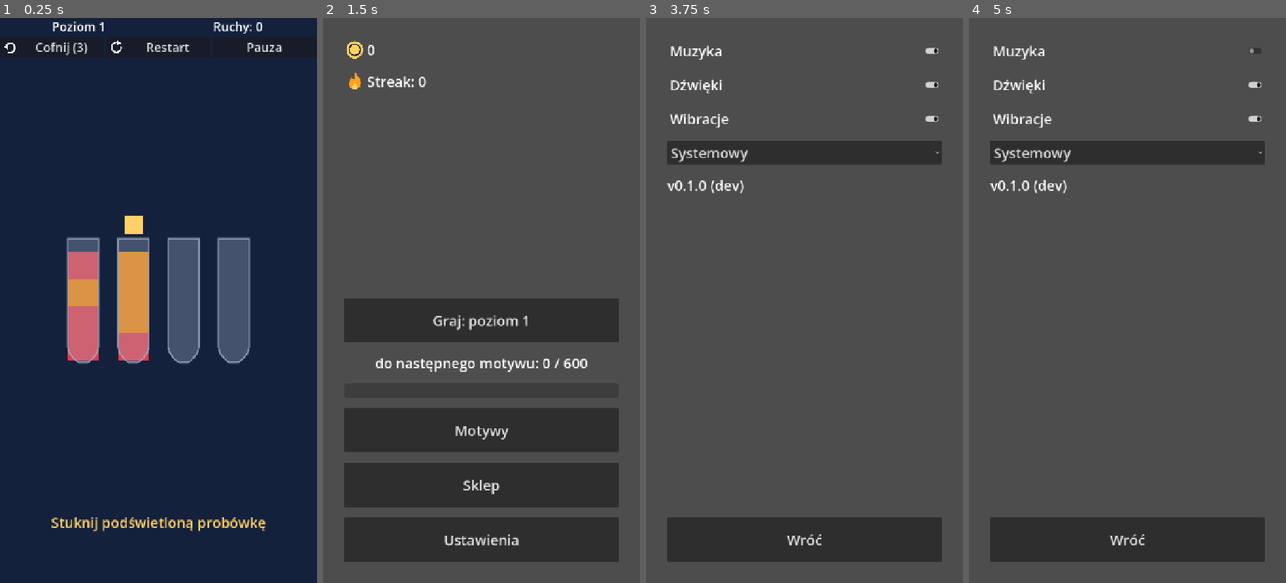
Above: before the commit, frames 1-4 (left to right).
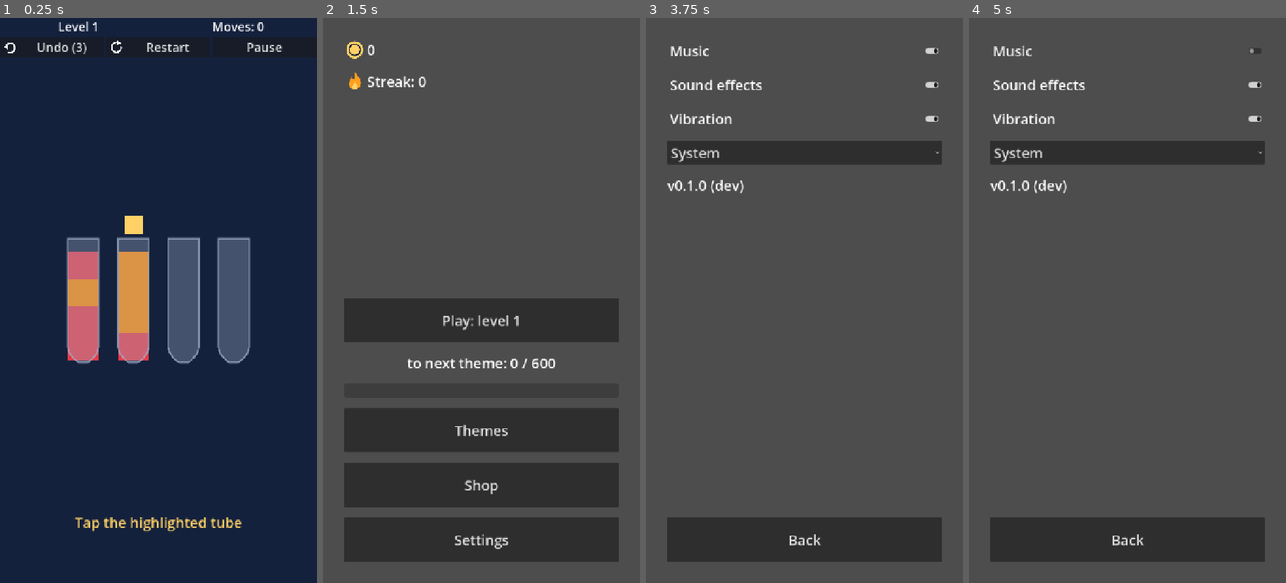
Above: after the commit, the same moments.

Repository: FHubert/first-auto-game
Game: Godot game, scene res://src/core/main.tscn
Two runs of this game, one before a commit and one after it. Both use one fixed random seed, a clock stepped at 60 frames per second and the inputs below.
Inputs (mouse positions are in pixels of both pictures, inside the frame that each line leads up to):
- Up to frame 1 (0.25 s): no input
- Up to frame 2 (1.5 s): click "Restart" at 0.5 s; click (586, 46) at 1.25 s, where only the run before the commit has a clickable "Pauza"
- Up to frame 3 (3.75 s): click (804, 430) at 2 s, where only the run before the commit has a clickable "Motywy"; click (804, 486) at 2.75 s, where only the run before the commit has a clickable "Sklep"; click (804, 537) at 3.5 s, where only the run before the commit has a clickable "Ustawienia"
- Up to frame 4 (5 s): click (1127, 51) at 4.25 s, where only the run before the commit has a clickable "Muzyka"

The runs differ from the first frame. In frame 1, 1.4% of the frame differs, in the area x 11-90%, y 0-91%; in frame 2, 1.6%, in the area x 16-84%, y 52-94%; in frame 3, 0.8%; in frame 4, 0.8%.

Commit message:
feat(T-023): lokalizacja EN/PL/DE — strings.csv, Locale (loader CSV + TranslationServer), tr() we wszystkich ekranach
Co-Authored-By: Claude Fable 5.1 <noreply@anthropic.com>
Claude-Session: https://claude.ai/code/session_01WTHQ8svE91PgoHBu6zvsQW

Diff:
--- /dev/null
+++ b/game/locale/strings.csv
@@ -0,0 +1,38 @@
+keys,en,pl,de
+hud_level,Level %d,Poziom %d,Level %d
+hud_moves,Moves: %d,Ruchy: %d,Züge: %d
+btn_undo,Undo (%d),Cofnij (%d),Zurück (%d)
+btn_restart,Restart,Restart,Neustart
+btn_pause,Pause,Pauza,Pause
+btn_hint,Hint (%d),Podpowiedź (%d),Tipp (%d)
+btn_extra_tube,+Tube (%d),+Probówka (%d),+Röhrchen (%d)
+lc_title,Level %d complete!,Poziom %d ukończony!,Level %d geschafft!
+lc_coins,+%d coins,+%d monet,+%d Münzen
+lc_perfect,Perfect!,Idealnie!,Perfekt!
+btn_next,Next,Dalej,Weiter
+btn_menu,Menu,Menu,Menü
+stuck_title,You're stuck,Utknąłeś,Du steckst fest
+stuck_distance,%d moves to goal,%d ruchów od celu,%d Züge bis zum Ziel
+stuck_no_solution,No solution from this state,Brak rozwiązania z tego stanu,Von hier aus gibt es keine Lösung
+btn_undo_refill,+%d undos (%d),+%d cofnięć (%d),+%d Zurück (%d)
+btn_skip,Skip,Pomiń,Überspringen
+btn_close,Close,Zamknij,Schließen
+tut_pick_source,Tap the highlighted tube,Stuknij podświetloną probówkę,Tippe auf das markierte Röhrchen
+tut_pick_target,Now tap where to pour,"Teraz stuknij, gdzie przelać",Tippe jetzt auf das Ziel
+tut_finish,Finish it - sort the colors!,Dokończ — posortuj kolory!,Mach weiter - sortiere die Farben!
+home_play,Play: level %d,Graj: poziom %d,Spielen: Level %d
+home_streak,Streak: %d,Streak: %d,Serie: %d
+home_theme_progress,to next theme: %d / %d,do następnego motywu: %d / %d,bis zum nächsten Thema: %d / %d
+btn_themes,Themes,Motywy,Themen
+btn_shop,Shop,Sklep,Shop
+btn_settings,Settings,Ustawienia,Einstellungen
+set_music,Music,Muzyka,Musik
+set_sfx,Sound effects,Dźwięki,Geräusche
+set_haptics,Vibration,Wibracje,Vibration
+set_language,Language,Język,Sprache
+set_lang_system,System,Systemowy,System
+set_lang_en,English,English,English
+set_lang_pl,Polski,Polski,Polski
+set_lang_de,Deutsch,Deutsch,Deutsch
+btn_back,Back,Wróć,Zurück
+set_version,v%s (%s),v%s (%s),v%s (%s)
--- a/game/src/core/app.gd
+++ b/game/src/core/app.gd
@@ -18,6 +18,8 @@
 func _ready() -> void:
 	if state == null:
 		state = SaveSystem.load()
+	Locale.ensure_installed()
+	Locale.apply_setting(str(state.settings.get("locale", "")))
 	if bool(state.settings.get("tutorial_done", false)):
 		show_home()
 	else:
@@ -52,7 +54,14 @@
 func show_settings() -> void:
 	var screen: SettingsScreen = _swap(SCENE_SETTINGS, SCREEN_SETTINGS)
 	screen.back_pressed.connect(show_home)
+	screen.settings_changed.connect(_on_setting_changed)
 	add_child(screen)
+
+
+func _on_setting_changed(key: String) -> void:
+	if key == "locale":
+		Locale.apply_setting(str(state.settings.get("locale", "")))
+		show_settings()
 
 
 ## Zwalnia biezacy ekran, tworzy nowy ze stanem (przed add_child).
--- /dev/null
+++ b/game/src/systems/locale.gd
@@ -0,0 +1,64 @@
+class_name Locale
+extends RefCounted
+## Lokalizacja EN/PL/DE: wlasny loader CSV (keys,en,pl,de) -> Translation.
+## Bez importu CSV i bez [internationalization] w project.godot.
+
+const CSV_PATH: String = "res://locale/strings.csv"
+const FALLBACK: String = "en"
+
+static var _installed: Array[Translation] = []
+
+
+static func supported() -> PackedStringArray:
+	return PackedStringArray(["en", "pl", "de"])
+
+
+## Czyta CSV (pierwsza kolumna = klucz, naglowek = kody jezykow).
+static func load_csv(path: String) -> Array[Translation]:
+	var result: Array[Translation] = []
+	var file := FileAccess.open(path, FileAccess.READ)
+	if file == null:
+		return result
+	var header: PackedStringArray = file.get_csv_line()
+	for i in range(1, header.size()):
+		var t := Translation.new()
+		t.locale = header[i]
+		result.append(t)
+	while not file.eof_reached():
+		var row: PackedStringArray = file.get_csv_line()
+		if row.size() < 2 or row[0].is_empty():
+			continue
+		for i in result.size():
+			if i + 1 < row.size():
+				result[i].add_message(row[0], row[i + 1])
+	return result
+
+
+static func install(translations: Array[Translation]) -> void:
+	uninstall()
+	for t in translations:
+		TranslationServer.add_translation(t)
+		_installed.append(t)
+
+
+static func uninstall() -> void:
+	for t in _installed:
+		TranslationServer.remove_translation(t)
+	_installed.clear()
+
+
+## Idempotentne: instaluje tlumaczenia raz, wolane przez ekrany (tr() zawsze ma tekst).
+static func ensure_installed() -> void:
+	if _installed.is_empty():
+		install(load_csv(CSV_PATH))
+
+
+## "" = jezyk systemowy zawezony do supported(), fallback "en". Zwraca wybrany kod.
+static func apply_setting(locale_setting: String) -> String:
+	var code: String = locale_setting
+	if code.is_empty():
+		code = OS.get_locale_language()
+	if not supported().has(code):
+		code = FALLBACK
+	TranslationServer.set_locale(code)
+	return code
--- a/game/src/systems/tutorial_flow.gd
+++ b/game/src/systems/tutorial_flow.gd
@@ -3,12 +3,6 @@
 ## Maszyna stanow tutorialu poziomu 1: wskaz zrodlo -> wskaz cel -> ukoncz.
 
 enum Step { PICK_SOURCE, PICK_TARGET, FINISH, DONE }
-
-# Teksty literalami do czasu lokalizacji (T-023: podmiana na tr()).
-const TEXT_PICK_SOURCE: String = "Stuknij podświetloną probówkę"
-const TEXT_PICK_TARGET: String = "Teraz stuknij, gdzie przelać"
-const TEXT_FINISH: String = "Dokończ — posortuj kolory!"
-const TEXT_DONE: String = ""
 
 var step: int = Step.PICK_SOURCE
 var expected: Vector2i = Vector2i(-1, -1)
@@ -55,11 +49,12 @@
 
 
 func message() -> String:
+	Locale.ensure_installed()
 	match step:
 		Step.PICK_SOURCE:
-			return TEXT_PICK_SOURCE
+			return tr("tut_pick_source")
 		Step.PICK_TARGET:
-			return TEXT_PICK_TARGET
+			return tr("tut_pick_target")
 		Step.FINISH:
-			return TEXT_FINISH
-	return TEXT_DONE
+			return tr("tut_finish")
+	return ""
--- a/game/src/ui/home.gd
+++ b/game/src/ui/home.gd
@@ -7,12 +7,6 @@
 signal shop_pressed
 signal settings_pressed
 
-const TEXT_PLAY: String = "Graj: poziom %d"
-const TEXT_STREAK: String = "Streak: %d"
-const TEXT_THEME: String = "do następnego motywu: %d / %d"
-const TEXT_THEMES: String = "Motywy"
-const TEXT_SHOP: String = "Sklep"
-const TEXT_SETTINGS: String = "Ustawienia"
 const ICON_COIN: String = "res://assets/sprites/ui/icon_coin.svg"
 const ICON_STREAK: String = "res://assets/sprites/ui/icon_streak.svg"
 const FONT_SIZE: int = 32
@@ -32,6 +26,7 @@
 
 
 func _ready() -> void:
+	Locale.ensure_installed()
 	if state == null:
 		state = SaveSystem.load()
 	_build()
@@ -39,13 +34,13 @@
 
 
 func refresh() -> void:
-	play_button.text = TEXT_PLAY % state.level
+	play_button.text = tr("home_play") % state.level
 	coins_label.text = str(state.coins)
-	streak_label.text = TEXT_STREAK % state.streak_days
+	streak_label.text = tr("home_streak") % state.streak_days
 	var cost: int = Economy.theme_cost(state.themes_owned.size())
 	theme_progress.max_value = cost
 	theme_progress.value = mini(state.coins, cost)
-	theme_label.text = TEXT_THEME % [state.coins, cost]
+	theme_label.text = tr("home_theme_progress") % [state.coins, cost]
 
 
 func _build() -> void:
@@ -72,11 +67,11 @@
 	theme_progress.custom_minimum_size = Vector2(0, 32)
 	box.add_child(theme_progress)
 	themes_button = _button(box, themes_pressed)
-	themes_button.text = TEXT_THEMES
+	themes_button.text = tr("btn_themes")
 	shop_button = _button(box, shop_pressed)
-	shop_button.text = TEXT_SHOP
+	shop_button.text = tr("btn_shop")
 	settings_button = _button(box, settings_pressed)
-	settings_button.text = TEXT_SETTINGS
+	settings_button.text = tr("btn_settings")
 
 
 func _icon_label(parent: Control, icon_path: String) -> Label:
--- a/game/src/ui/hud.gd
+++ b/game/src/ui/hud.gd
@@ -8,14 +8,6 @@
 signal hint_pressed
 signal extra_tube_pressed
 
-# Teksty literalami do czasu lokalizacji (T-023: podmiana na tr()).
-const TEXT_LEVEL: String = "Poziom %d"
-const TEXT_MOVES: String = "Ruchy: %d"
-const TEXT_UNDO: String = "Cofnij (%d)"
-const TEXT_RESTART: String = "Restart"
-const TEXT_PAUSE: String = "Pauza"
-const TEXT_HINT: String = "Podpowiedź (%d)"
-const TEXT_EXTRA_TUBE: String = "+Probówka (%d)"
 const ICON_UNDO: String = "res://assets/sprites/ui/icon_undo.svg"
 const ICON_RESTART: String = "res://assets/sprites/ui/icon_restart.svg"
 const BAR_HEIGHT: float = 230.0
@@ -34,6 +26,7 @@
 
 
 func _ready() -> void:
+	Locale.ensure_installed()
 	mouse_filter = Control.MOUSE_FILTER_IGNORE
 	set_anchors_preset(Control.PRESET_TOP_WIDE)
 	offset_bottom = BAR_HEIGHT
@@ -51,15 +44,15 @@
 	rows.add_child(buttons)
 	undo_button = _make_button(buttons, "", undo_pressed)
 	undo_button.icon = load(ICON_UNDO)
-	restart_button = _make_button(buttons, TEXT_RESTART, restart_pressed)
+	restart_button = _make_button(buttons, tr("btn_restart"), restart_pressed)
 	restart_button.icon = load(ICON_RESTART)
-	pause_button = _make_button(buttons, TEXT_PAUSE, pause_pressed)
+	pause_button = _make_button(buttons, tr("btn_pause"), pause_pressed)
 	var boosters := HBoxContainer.new()
 	boosters.mouse_filter = Control.MOUSE_FILTER_IGNORE
 	rows.add_child(boosters)
-	hint_button = _make_button(boosters, TEXT_HINT % Economy.hint_cost(), hint_pressed)
+	hint_button = _make_button(boosters, tr("btn_hint") % Economy.hint_cost(), hint_pressed)
 	extra_tube_button = _make_button(
-		boosters, TEXT_EXTRA_TUBE % Economy.extra_tube_cost(), extra_tube_pressed
+		boosters, tr("btn_extra_tube") % Economy.extra_tube_cost(), extra_tube_pressed
 	)
 	refresh()
 
@@ -73,14 +66,14 @@
 func refresh() -> void:
 	if level_label == null:
 		return
-	level_label.text = TEXT_LEVEL % _level_no
+	level_label.text = tr("hud_level") % _level_no
 	var moves: int = 0
 	var charges: int = 0
 	if _round != null:
 		moves = _round.moves()
 		charges = _round.undo_charges()
-	moves_label.text = TEXT_MOVES % moves
-	undo_button.text = TEXT_UNDO % charges
+	moves_label.text = tr("hud_moves") % moves
+	undo_button.text = tr("btn_undo") % charges
 	undo_button.disabled = charges <= 0
 
 
--- a/game/src/ui/level_complete.gd
+++ b/game/src/ui/level_complete.gd
@@ -5,12 +5,6 @@
 signal next_pressed
 signal home_pressed
 
-# Teksty literalami do czasu lokalizacji (T-023: podmiana na tr()).
-const TEXT_TITLE: String = "Poziom %d ukonczony!"
-const TEXT_COINS: String = "+%d monet"
-const TEXT_PERFECT: String = "Idealnie!"
-const TEXT_NEXT: String = "Dalej"
-const TEXT_HOME: String = "Menu"
 const SAMPLE_COINS: int = 15
 const SAMPLE_LEVEL: int = 2
 
@@ -22,17 +16,18 @@
 
 
 func _ready() -> void:
-	next_button.text = TEXT_NEXT
+	Locale.ensure_installed()
+	next_button.text = tr("btn_next")
 	next_button.pressed.connect(func() -> void: next_pressed.emit())
-	home_button.text = TEXT_HOME
+	home_button.text = tr("btn_menu")
 	home_button.pressed.connect(func() -> void: home_pressed.emit())
 	if get_parent() == get_tree().root:
 		show_result(SAMPLE_COINS, true, SAMPLE_LEVEL)
 
 
 func show_result(coins: int, perfect: bool, level_no: int) -> void:
-	title_label.text = TEXT_TITLE % level_no
-	coins_label.text = TEXT_COINS % coins
-	perfect_label.text = TEXT_PERFECT
+	title_label.text = tr("lc_title") % level_no
+	coins_label.text = tr("lc_coins") % coins
+	perfect_label.text = tr("lc_perfect")
 	perfect_label.visible = perfect
 	visible = true
--- a/game/src/ui/settings_screen.gd
+++ b/game/src/ui/settings_screen.gd
@@ -5,13 +5,10 @@
 signal back_pressed
 signal settings_changed(key: String)
 
-const TEXT_MUSIC: String = "Muzyka"
-const TEXT_SFX: String = "Dźwięki"
-const TEXT_HAPTICS: String = "Wibracje"
-const TEXT_BACK: String = "Wróć"
-const TEXT_VERSION: String = "v%s (%s)"
-## [etykieta, kod locale]
-const LOCALES: Array = [["Systemowy", ""], ["English", "en"], ["Polski", "pl"], ["Deutsch", "de"]]
+## [klucz etykiety, kod locale]
+const LOCALES: Array = [
+	["set_lang_system", ""], ["set_lang_en", "en"], ["set_lang_pl", "pl"], ["set_lang_de", "de"]
+]
 const FONT_SIZE: int = 32
 const MARGIN: int = 48
 
@@ -25,6 +22,7 @@
 
 
 func _ready() -> void:
+	Locale.ensure_installed()
 	if state == null:
 		state = SaveSystem.load()
 	_build()
@@ -56,26 +54,26 @@
 	var box := VBoxContainer.new()
 	box.add_theme_constant_override("separation", 24)
 	margin.add_child(box)
-	music_toggle = _toggle(box, TEXT_MUSIC, "music_on")
-	sfx_toggle = _toggle(box, TEXT_SFX, "sfx_on")
-	haptics_toggle = _toggle(box, TEXT_HAPTICS, "haptics_on")
+	music_toggle = _toggle(box, tr("set_music"), "music_on")
+	sfx_toggle = _toggle(box, tr("set_sfx"), "sfx_on")
+	haptics_toggle = _toggle(box, tr("set_haptics"), "haptics_on")
 	locale_option = OptionButton.new()
 	locale_option.add_theme_font_size_override("font_size", FONT_SIZE)
 	for entry: Array in LOCALES:
-		locale_option.add_item(entry[0])
+		locale_option.add_item(tr(entry[0]))
 	locale_option.item_selected.connect(
 		func(idx: int) -> void: set_setting("locale", LOCALES[idx][1])
 	)
 	box.add_child(locale_option)
 	version_label = Label.new()
-	version_label.text = TEXT_VERSION % [Version.VERSION, Version.BUILD_INFO]
+	version_label.text = tr("set_version") % [Version.VERSION, Version.BUILD_INFO]
 	version_label.add_theme_font_size_override("font_size", FONT_SIZE)
 	box.add_child(version_label)
 	var spacer := Control.new()
 	spacer.size_flags_vertical = Control.SIZE_EXPAND_FILL
 	box.add_child(spacer)
 	back_button = Button.new()
-	back_button.text = TEXT_BACK
+	back_button.text = tr("btn_back")
 	back_button.custom_minimum_size = Vector2(0, 100)
 	back_button.add_theme_font_size_override("font_size", FONT_SIZE)
 	back_button.pressed.connect(func() -> void: back_pressed.emit())
--- a/game/src/ui/stuck_panel.gd
+++ b/game/src/ui/stuck_panel.gd
@@ -9,16 +9,6 @@
 signal skip_pressed
 signal closed
 
-# Teksty literalami do czasu lokalizacji (T-023: podmiana na tr()).
-const TEXT_TITLE: String = "Utknąłeś"
-const TEXT_DISTANCE: String = "%d ruchów od celu"
-const TEXT_NO_SOLUTION: String = "Brak rozwiązania z tego stanu"
-const TEXT_UNDO: String = "Cofnij (%d)"
-const TEXT_EXTRA_TUBE: String = "+Probówka (%d)"
-const TEXT_UNDO_REFILL: String = "+%d cofnięcia (%d)"
-const TEXT_RESTART: String = "Restart"
-const TEXT_SKIP: String = "Pomiń"
-const TEXT_CLOSE: String = "Zamknij"
 const SAMPLE_DISTANCE: int = 3
 
 @onready var title_label: Label = $Panel/Box/TitleLabel
@@ -32,13 +22,14 @@
 
 
 func _ready() -> void:
-	title_label.text = TEXT_TITLE
-	restart_button.text = TEXT_RESTART
-	skip_button.text = TEXT_SKIP
-	close_button.text = TEXT_CLOSE
-	extra_tube_button.text = TEXT_EXTRA_TUBE % Economy.extra_tube_cost()
+	Locale.ensure_installed()
+	title_label.text = tr("stuck_title")
+	restart_button.text = tr("btn_restart")
+	skip_button.text = tr("btn_skip")
+	close_button.text = tr("btn_close")
+	extra_tube_button.text = tr("btn_extra_tube") % Economy.extra_tube_cost()
 	var amount: int = int(GameConfig.get_value("undo_refill_amount", 3))
-	undo_refill_button.text = TEXT_UNDO_REFILL % [amount, Economy.undo_refill_cost()]
+	undo_refill_button.text = tr("btn_undo_refill") % [amount, Economy.undo_refill_cost()]
 	undo_button.pressed.connect(func() -> void: undo_pressed.emit())
 	extra_tube_button.pressed.connect(func() -> void: extra_tube_pressed.emit())
 	undo_refill_button.pressed.connect(func() -> void: undo_refill_pressed.emit())
@@ -55,17 +46,17 @@
 
 func show_for(round_in: GameRound) -> void:
 	var dist: int = round_in.moves_to_goal()
-	distance_label.text = TEXT_DISTANCE % dist if dist >= 0 else TEXT_NO_SOLUTION
+	distance_label.text = tr("stuck_distance") % dist if dist >= 0 else tr("stuck_no_solution")
 	var charges: int = round_in.undo_charges()
-	undo_button.text = TEXT_UNDO % charges
+	undo_button.text = tr("btn_undo") % charges
 	undo_button.disabled = charges <= 0
 	skip_button.visible = round_in.can_skip()
 	visible = true
 
 
 func show_sample() -> void:
-	distance_label.text = TEXT_DISTANCE % SAMPLE_DISTANCE
-	undo_button.text = TEXT_UNDO % 0
+	distance_label.text = tr("stuck_distance") % SAMPLE_DISTANCE
+	undo_button.text = tr("btn_undo") % 0
 	undo_button.disabled = true
 	skip_button.visible = true
 	visible = true
--- /dev/null
+++ b/game/test/unit/test_locale.gd
@@ -0,0 +1,59 @@
+extends GdUnitTestSuite
+
+const CSV: String = "res://locale/strings.csv"
+const MAX_BTN_LEN: int = 18
+
+
+func after_test() -> void:
+	Locale.uninstall()
+	TranslationServer.set_locale("en")
+
+
+func _keys(t: Translation) -> Array:
+	var keys: Array = Array(t.get_message_list())
+	keys.sort()
+	return keys
+
+
+func test_load_csv_three_locales_same_keys() -> void:
+	var ts: Array[Translation] = Locale.load_csv(CSV)
+	assert_int(ts.size()).is_equal(3)
+	var codes: Array = []
+	for t in ts:
+		codes.append(t.locale)
+	assert_array(codes).contains_exactly(["en", "pl", "de"])
+	var base: Array = _keys(ts[0])
+	assert_array(base).is_not_empty()
+	for t in ts:
+		assert_array(_keys(t)).is_equal(base)
+		for key: String in base:
+			assert_str(str(t.get_message(key))).is_not_empty()
+
+
+func test_btn_keys_fit_length() -> void:
+	for t in Locale.load_csv(CSV):
+		for key: String in t.get_message_list():
+			if key.begins_with("btn_"):
+				assert_int(str(t.get_message(key)).length()).is_less_equal(MAX_BTN_LEN)
+
+
+func test_apply_setting() -> void:
+	assert_str(Locale.apply_setting("de")).is_equal("de")
+	assert_str(TranslationServer.get_locale()).starts_with("de")
+	assert_bool(Locale.supported().has(Locale.apply_setting(""))).is_true()
+	assert_str(Locale.apply_setting("xx")).is_equal("en")
+
+
+func test_tr_uses_installed_translations() -> void:
+	Locale.install(Locale.load_csv(CSV))
+	TranslationServer.set_locale("pl")
+	assert_str(tr("btn_next")).is_equal("Dalej")
+	TranslationServer.set_locale("en")
+	assert_str(tr("btn_next")).is_equal("Next")
+
+
+func test_ensure_installed_is_idempotent() -> void:
+	Locale.ensure_installed()
+	Locale.ensure_installed()
+	TranslationServer.set_locale("de")
+	assert_str(tr("btn_back")).is_equal("Zurück")
Not shown, added: game/locale/strings.csv.import
Binary file added: game/locale/strings.de.translation
Binary file added: game/locale/strings.en.translation
Binary file added: game/locale/strings.pl.translation
Not shown, added: game/src/systems/locale.gd.uid
Not shown, added: game/test/unit/test_locale.gd.uid
